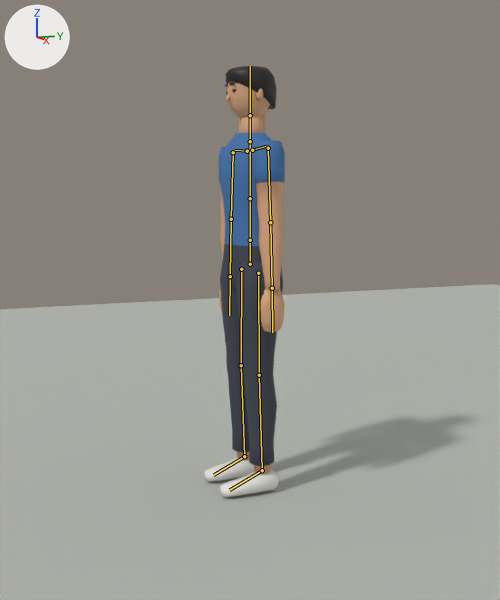
A saved change to the Blender file assets/blender/characters/pedestrian.blend.
One viewpoint serves both versions: the file's camera 'preview_camera'. Every picture has the same lights, and +X, +Y and +Z are marked at upper left. The first picture is the older version. The bones that bend it are drawn over the model as lines.

Names of what the first picture shows: 'body', 'hair', 'head', 'preview_ground'.
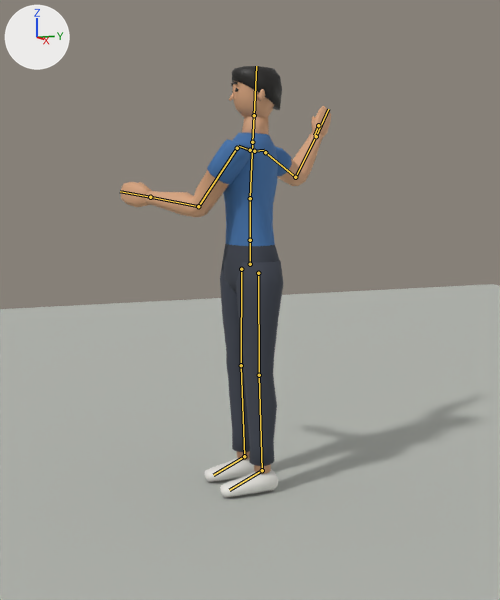
The newer file adds an action. The first version stands in its rest pose; the second is drawn at frame 5 of the action 'bat_swing_a'.

What differs and where, as boxes [x1, y1, x2, y2] in the pictures (500 x 600 px):
```json
{"object": "body", "change": "posed", "before": [205, 116, 285, 498], "after": [121, 106, 331, 498], "on screen": "160% wider"}
{"object": "hair", "change": "posed", "before": [225, 66, 277, 109], "after": [232, 66, 282, 110]}
{"object": "head", "change": "posed", "before": [225, 82, 270, 117], "after": [229, 81, 274, 121]}
{"bone": "Chest", "before": "(250, 198) to (250, 141)", "after": "(250, 198) to (252, 142)"}
{"bone": "Head", "before": "(250, 115) to (250, 66)", "after": "(254, 115) to (256, 66)"}
{"bone": "LeftUpperArm", "before": "(268, 148) to (270, 222)", "after": "(237, 148) to (198, 206)"}
{"bone": "LeftLowerArm", "before": "(270, 222) to (272, 288)", "after": "(198, 206) to (150, 197)"}
{"bone": "RightUpperArm", "before": "(233, 152) to (231, 219)", "after": "(265, 152) to (295, 177)"}
{"bone": "RightLowerArm", "before": "(231, 219) to (230, 276)", "after": "(295, 177) to (316, 136)"}
{"bone": "RightHand", "before": "(230, 276) to (229, 315)", "after": "(316, 136) to (328, 109)"}
```

The change, as JSON lines over the scene's bpy script:
```json
{"block": "bone_spine", "where": "bone_spine = bpy.data.objects['pedestrian'].pose.bones['Spine']  # child of 'Hips'"}
{"op": "set", "path": "bone_spine.rotation_quaternion", "old": "(1.0, 0.0, 0.0, 0.0)", "new": "(0.991, 0.0, -0.131, 0.0)", "note": "degrees (0, 0, 0) -> degrees (0, -15, 0)"}
{"block": "bone_chest", "where": "bone_chest = bpy.data.objects['pedestrian'].pose.bones['Chest']  # child of 'Spine'"}
{"op": "set", "path": "bone_chest.rotation_quaternion", "old": "(1.0, 0.0, 0.0, 0.0)", "new": "(0.976, -0.026, -0.216, -0.006)", "note": "degrees (0, 0, 0) -> degrees (-3, -25, 0)"}
{"block": "bone_head", "where": "bone_head = bpy.data.objects['pedestrian'].pose.bones['Head']  # child of 'Neck'"}
{"op": "set", "path": "bone_head.rotation_quaternion", "old": "(1.0, 0.0, 0.0, 0.0)", "new": "(0.966, 0.0, 0.259, 0.0)", "note": "degrees (0, 0, 0) -> degrees (0, 30, 0)"}
{"block": "bone_leftupperarm", "where": "bone_leftupperarm = bpy.data.objects['pedestrian'].pose.bones['LeftUpperArm']  # child of 'LeftShoulder'"}
{"op": "set", "path": "bone_leftupperarm.rotation_quaternion", "old": "(1.0, 0.0, 0.0, 0.0)", "new": "(0.939, -0.313, 0.139, 0.025)", "note": "degrees (0, 0, 0) -> degrees (-37, 16, -2)"}
{"block": "bone_leftlowerarm", "where": "bone_leftlowerarm = bpy.data.objects['pedestrian'].pose.bones['LeftLowerArm']  # child of 'LeftUpperArm'"}
{"op": "set", "path": "bone_leftlowerarm.rotation_quaternion", "old": "(1.0, 0.0, 0.0, 0.0)", "new": "(0.866, -0.498, -0.033, -0.033)", "note": "degrees (0, 0, 0) -> degrees (-60, -5, -1)"}
{"block": "bone_rightupperarm", "where": "bone_rightupperarm = bpy.data.objects['pedestrian'].pose.bones['RightUpperArm']  # child of 'RightShoulder'"}
{"op": "set", "path": "bone_rightupperarm.rotation_quaternion", "old": "(1.0, 0.0, 0.0, 0.0)", "new": "(0.527, -0.273, 0.657, 0.465)", "note": "degrees (0, 0, 0) -> degrees (-88, 109, -24)"}
{"block": "bone_rightlowerarm", "where": "bone_rightlowerarm = bpy.data.objects['pedestrian'].pose.bones['RightLowerArm']  # child of 'RightUpperArm'"}
{"op": "set", "path": "bone_rightlowerarm.rotation_quaternion", "old": "(1.0, 0.0, 0.0, 0.0)", "new": "(0.819, -0.571, 0.038, 0.038)", "note": "degrees (0, 0, 0) -> degrees (-70, 6, 1)"}
{"block": "bone_righthand", "where": "bone_righthand = bpy.data.objects['pedestrian'].pose.bones['RightHand']  # child of 'RightLowerArm'"}
{"op": "set", "path": "bone_righthand.rotation_quaternion", "old": "(1.0, 0.0, 0.0, 0.0)", "new": "(0.985, -0.008, -0.173, 0.0)", "note": "degrees (0, 0, 0) -> degrees (-1, -20, 0)"}
```
